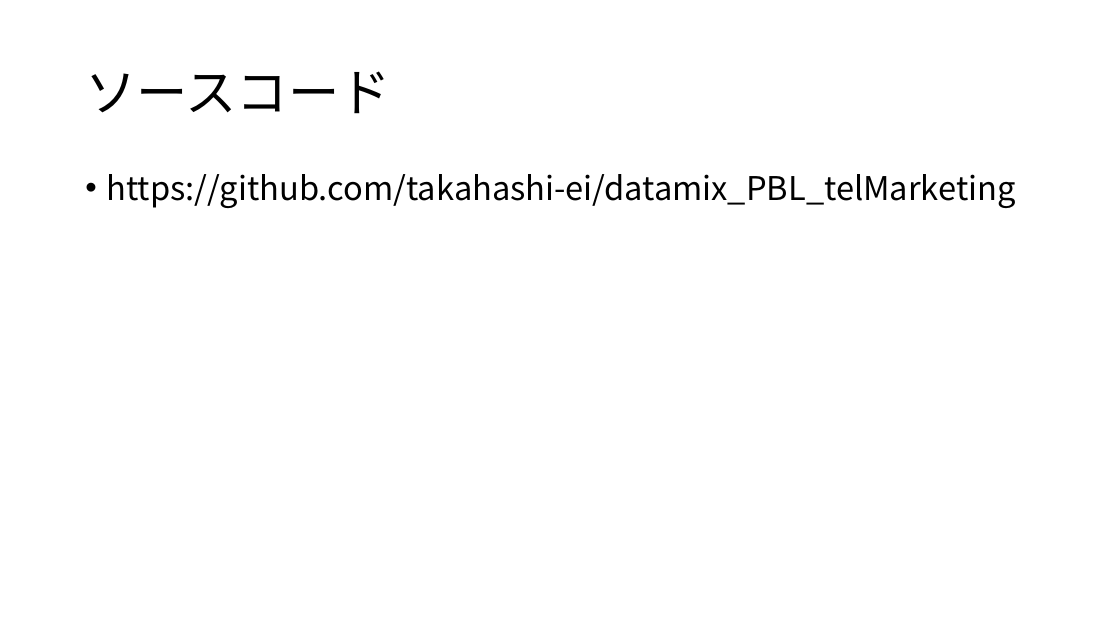
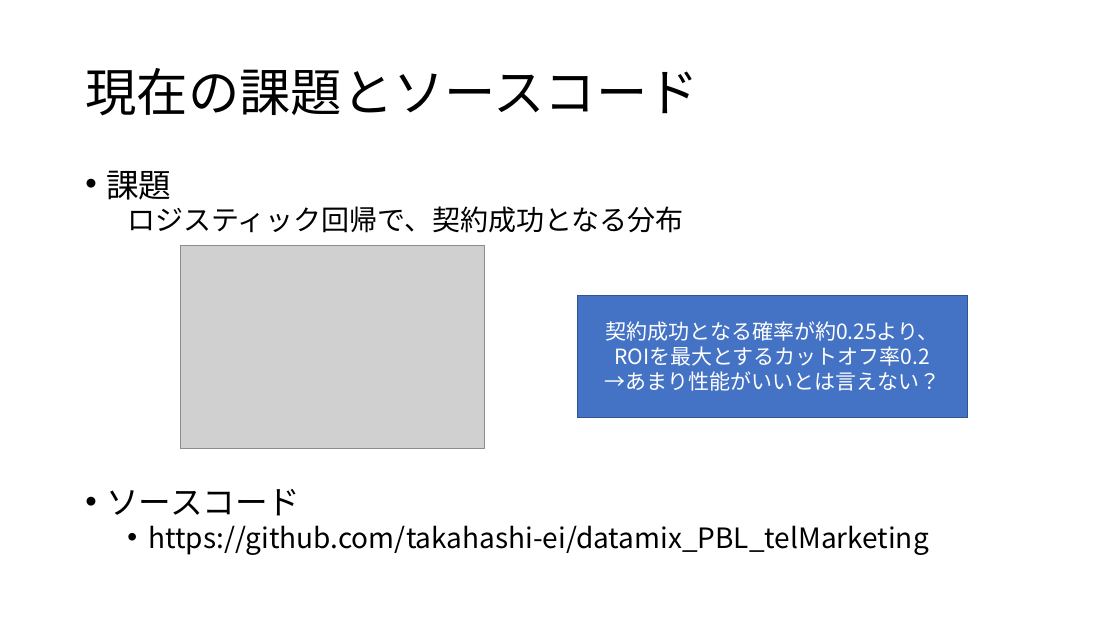
Before and after one commit to takahashi-ei/datamix_PBL_telMarketing, a slide deck: slide 11 of PBL.pptx. Drawn at 1120x630 pixels with LibreOffice and Linux fonts; fonts in the diff are those of the drawing; grey boxes stand for pictures. Boxes give left, top, right and bottom in pixels: in the first picture for what was removed or moved away, otherwise in the second. Text is boxed around its words. In the diff, an @@ line names an element or a change of style, - is before the commit and + after.

Commit message:
説明の追加

```diff
--- a/PBL.pptx
+++ b/PBL.pptx
@@ title at box(85, 68, 698, 116): text changed @@
-ソースコード
+現在の課題とソースコード
@@ text at box(106, 170, 683, 516): paragraphs added @@
+• 課題
+  ロジスティック回帰で、契約成功となる分布
+• ソースコード
@@ picture added at box(181, 245, 485, 449) @@
@@ rectangle added at box(577, 296, 968, 418), fill #4472C4, outline #325491 1 pt, 18 pt, text #FFFFFF @@
+契約成功となる確率が約0.25より、
+ROIを最大とするカットオフ率0.2
+→あまり性能がいいとは言えない？
@@ text at box(148, 525, 928, 555): size 28 to 24 pt in "https://github.com/takahashi-ei/datamix_PBL_telMarketing"; list level 1 to 2 in "https://github.com/takahashi-ei/datamix_PBL_telMarketing"; line spacing 0.9 to 0.8 @@
```
